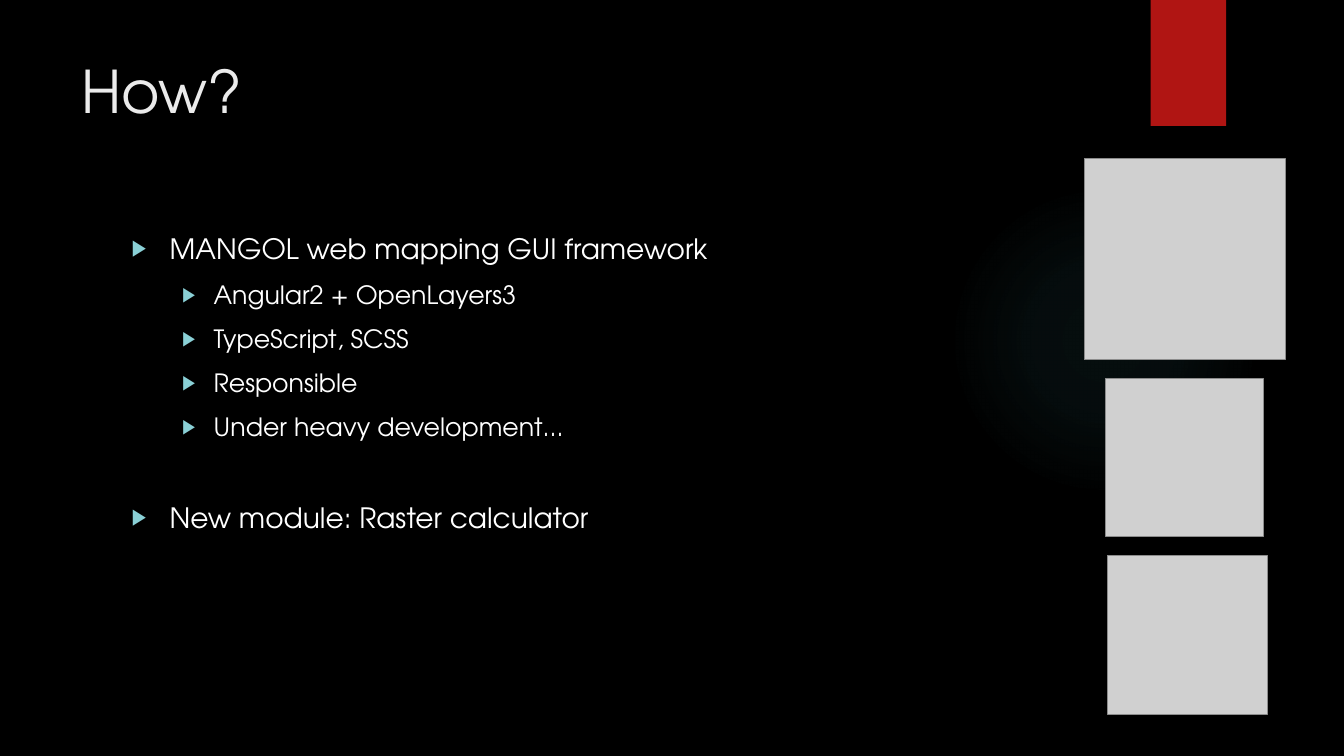
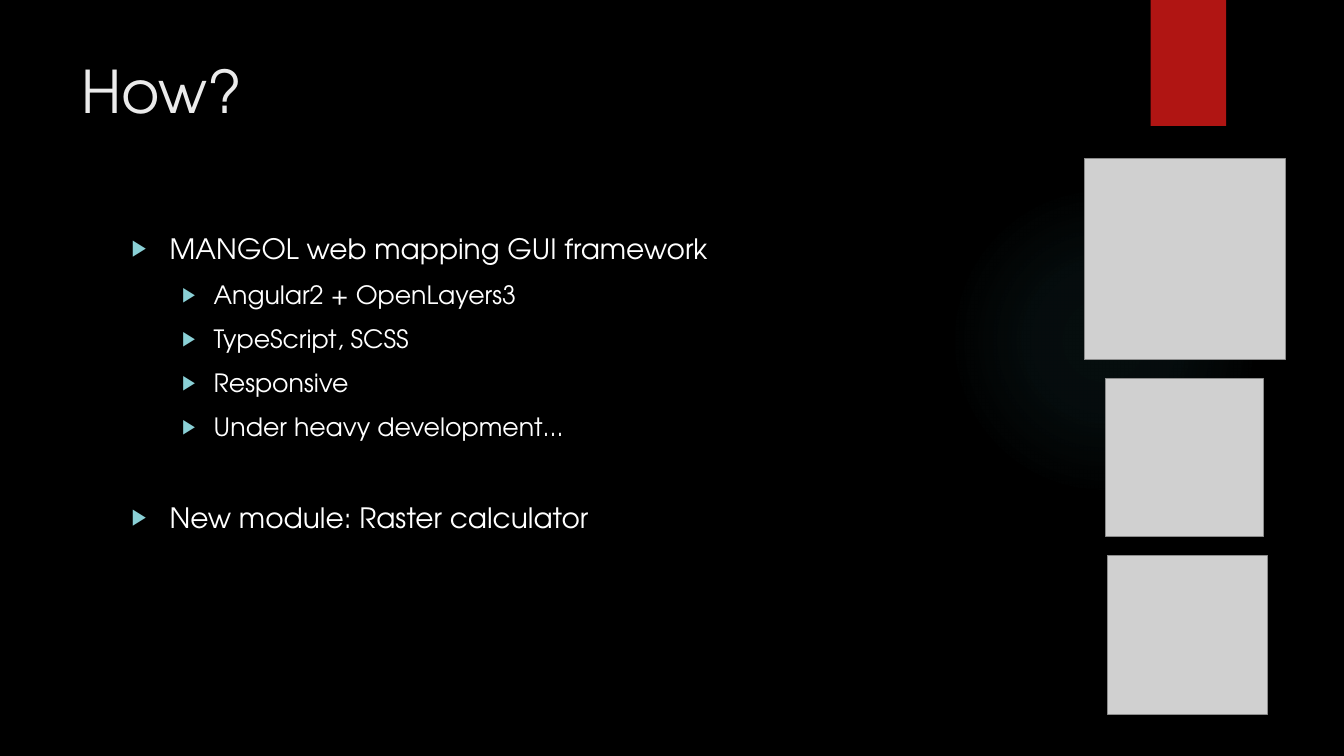
Before and after one commit to danubehack/2016_03_copernicus-webapp, a slide deck: slide 3 of presentation.pptx. Drawn at 1344x756 pixels with LibreOffice and Linux fonts; fonts in the diff are those of the drawing; grey boxes stand for pictures; background and template pictures are left out. Boxes give left, top, right and bottom in pixels: in the first picture for what was removed or moved away, otherwise in the second. Text is boxed around its words. In the diff, an @@ line names an element or a change of style, - is before the commit and + after.

Commit message:
aaa

```diff
--- a/presentation.pptx
+++ b/presentation.pptx
@@ text at bbox=[214, 373, 349, 397]: text changed @@
-  ▶ Responsible
+  ▶ Responsive
```
